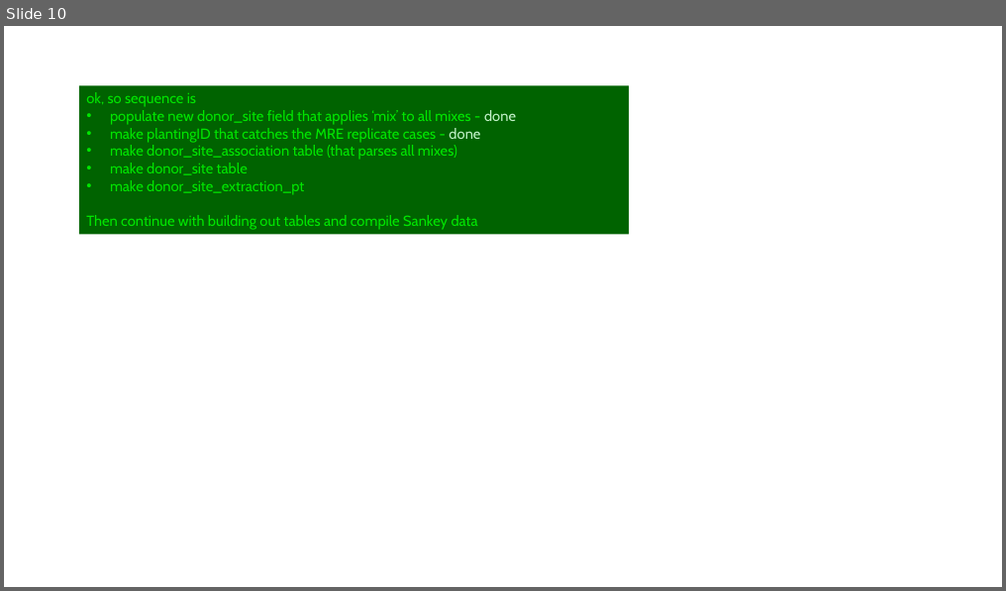
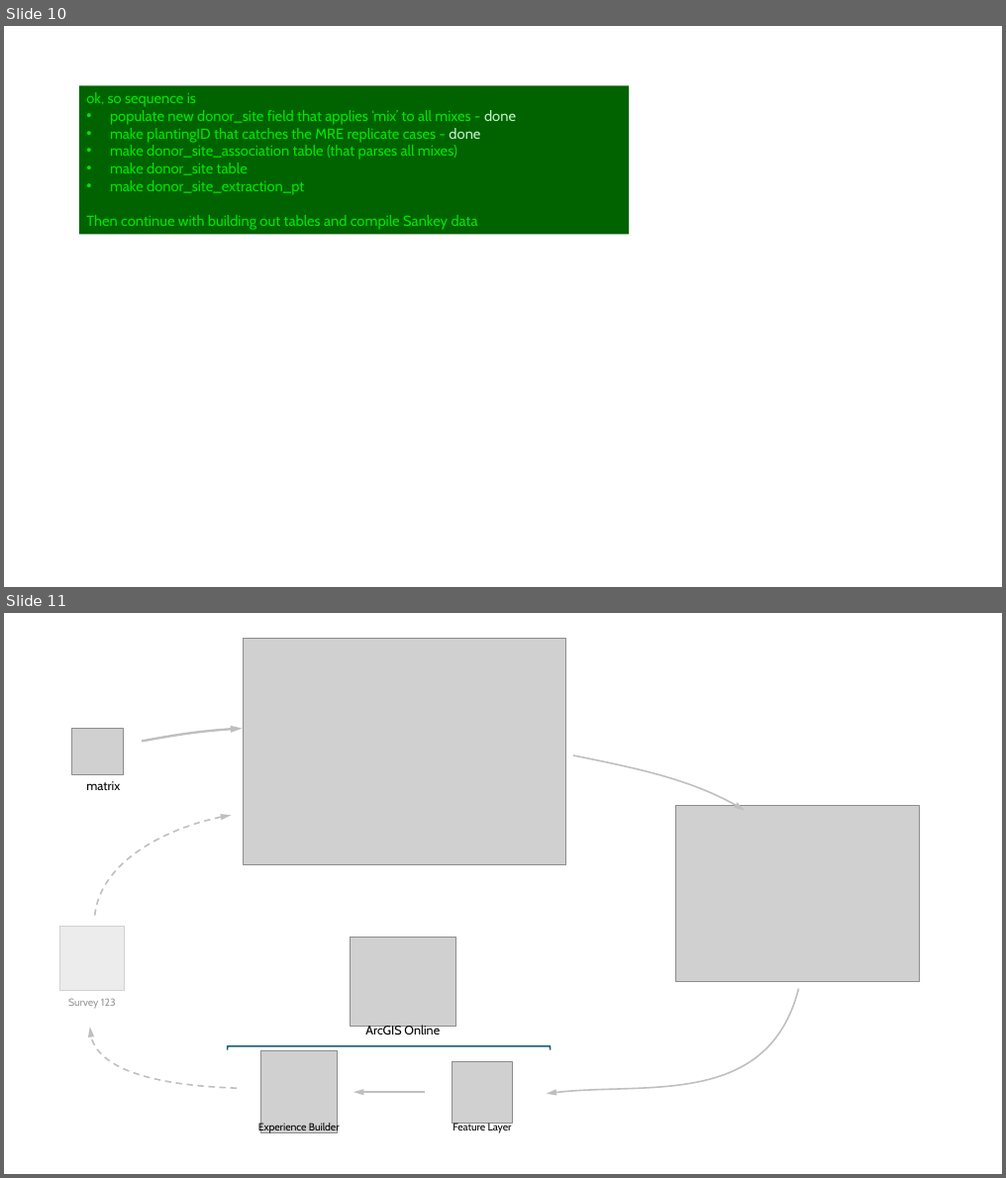
Before and after one commit to WA-Nearshore/seagrass-restoration-processing, a slide deck: docs/seagrass_restoration_storymap_notes.pptx. Shown one above the other, each under a label of ours: slide 10 before the commit, slides 10 and 11 after it. The pictures are 1006x591 and 1006x1178 pixels, drawn with LibreOffice and Linux fonts; fonts in the diff are those of the drawing; grey boxes stand for pictures. Boxes give left, top, right and bottom in pixels: in the first picture for what was removed or moved away, otherwise in the second. Text is boxed around its words. In the diff, an @@ line names an element or a change of style, - is before the commit and + after.

```diff
--- a/docs/seagrass_restoration_storymap_notes.pptx
+++ b/docs/seagrass_restoration_storymap_notes.pptx
@@ slide 11 added at (x1=4, y1=613, x2=1002, y2=1174), background #FFFFFF @@
@@ picture added at (x1=244, y1=639, x2=566, y2=865) @@
@@ picture added at (x1=72, y1=728, x2=123, y2=775) @@
@@ freeform shape added at (x1=142, y1=728, x2=242, y2=741), outline #BFBFBF 2.25 pt @@
@@ freeform shape added at (x1=573, y1=756, x2=746, y2=810), outline #BFBFBF 1.5 pt @@
@@ text added at (x1=86, y1=781, x2=120, y2=790), 12 pt, text #000000 @@
+matrix
@@ freeform shape added at (x1=94, y1=815, x2=231, y2=916), outline #BFBFBF 1.5 pt dashed @@
@@ picture added at (x1=676, y1=805, x2=920, y2=981) @@
@@ rectangle added at (x1=45, y1=922, x2=145, y2=1019), fill #FFFFFF at 60% opacity @@
@@ picture added at (x1=60, y1=926, x2=125, y2=990) @@
@@ picture added at (x1=350, y1=937, x2=456, y2=1026) @@
@@ text added at (x1=68, y1=998, x2=116, y2=1009), 10 pt, text #000000 @@
+Survey 123
@@ freeform shape added at (x1=546, y1=989, x2=798, y2=1093), outline #BFBFBF 1.5 pt @@
@@ freeform shape added at (x1=90, y1=1027, x2=237, y2=1088), outline #BFBFBF 1.5 pt dashed @@
@@ text added at (x1=365, y1=1025, x2=440, y2=1035), 12 pt, text #000000 @@
+ArcGIS Online
@@ left bracket added at (x1=228, y1=1047, x2=550, y2=1051), outline #156082 1.5 pt @@
@@ picture added at (x1=260, y1=1051, x2=338, y2=1134) @@
@@ picture added at (x1=452, y1=1062, x2=512, y2=1124) @@
@@ arrow added from (425, 1092) to (353, 1092), #BFBFBF 1.5 pt @@
@@ text added at (x1=258, y1=1123, x2=340, y2=1135), 10 pt, text #000000 @@
+Experience Builder
@@ text added at (x1=452, y1=1123, x2=512, y2=1134), 10 pt, text #000000 @@
+Feature Layer
```
Also in this commit, not shown: 1 slide changed, 1 other slide added, 1 slide removed, 40 other files.
